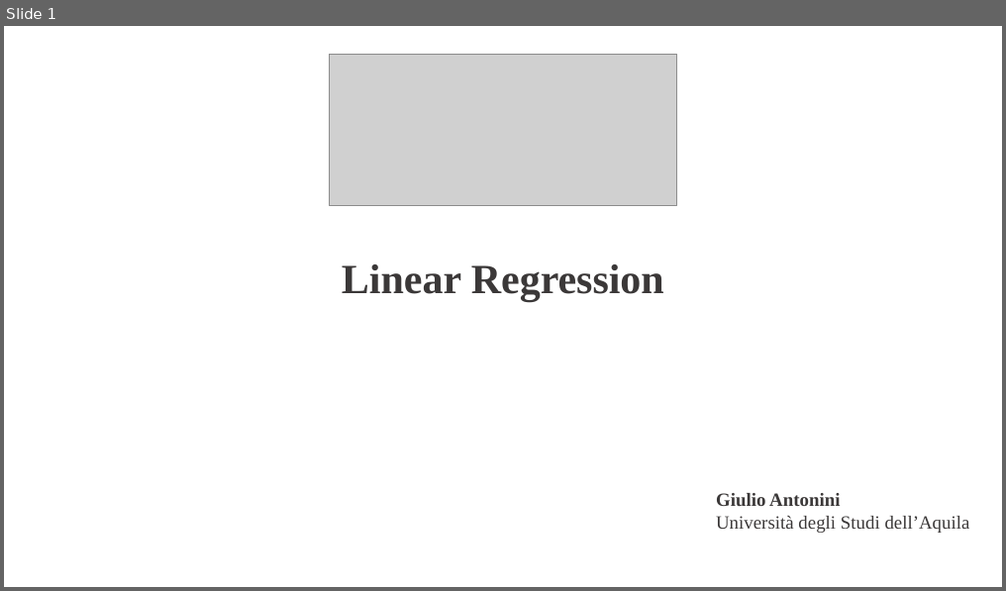
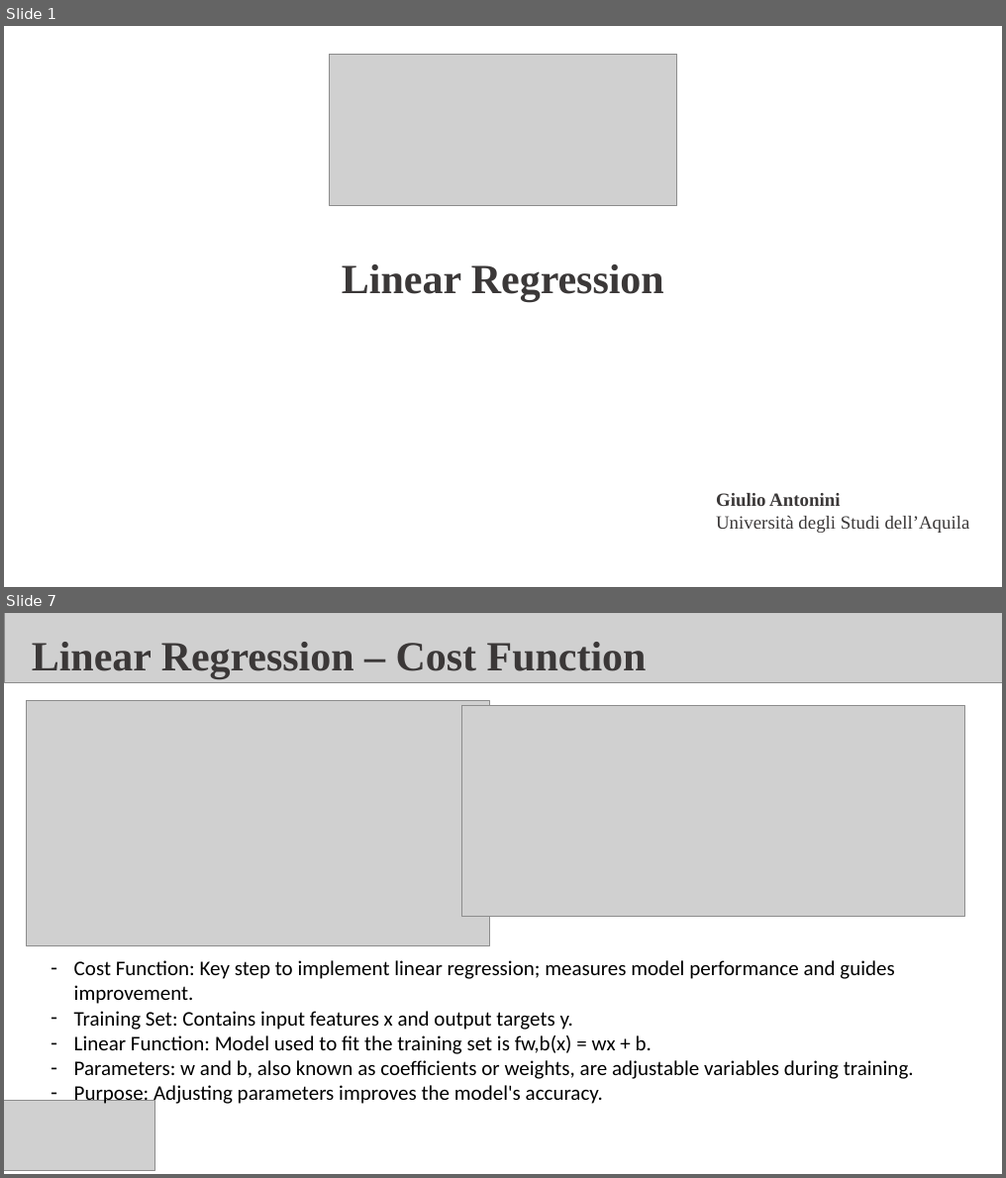
Before and after one commit to fabioantonini/introduction-machine-learning-for-engineers, a slide deck: Lectures/LinearRegression/Slides/LinearRegression.ppt. Shown one above the other, each under a label of ours: slide 1 before the commit, slides 1 and 7 after it; the slides between them are not shown. The pictures are 1006x591 and 1006x1178 pixels, drawn with LibreOffice and Linux fonts; fonts in the diff are those of the drawing; grey boxes stand for pictures; background and template pictures are left out. Boxes give left, top, right and bottom in pixels: in the first picture for what was removed or moved away, otherwise in the second. Text is boxed around its words. In the diff, an @@ line names an element or a change of style, - is before the commit and + after.

```diff
--- a/Lectures/LinearRegression/Slides/LinearRegression.ppt
+++ b/Lectures/LinearRegression/Slides/LinearRegression.ppt
@@ slide 7 added at box(4, 613, 1002, 1174), background #FFFFFF @@
@@ picture added at box(5, 613, 1002, 682) @@
@@ text added at box(32, 642, 647, 678), 40 pt, text #3B3838, bold @@
+Linear Regression – Cost Function
@@ picture added at box(27, 700, 489, 946) @@
@@ picture added at box(461, 705, 964, 916) @@
@@ rectangle added at box(545, 911, 621, 982), fill #FFFFFF, outline #FFFFFF 0.74 pt @@
@@ text added at box(74, 960, 914, 1107), 20 pt, text #000000 @@
+– Cost Function: Key step to implement linear regression; measures model performance and guides improvement.
+– Training Set: Contains input features x and output targets y.
+– Linear Function: Model used to fit the training set is fw,b(x) = wx + b.
+– Parameters: w and b, also known as coefficients or weights, are adjustable variables during training.
+– Purpose: Adjusting parameters improves the model's accuracy.
@@ picture added at box(4, 1100, 154, 1170) @@
```
Also in this commit, not shown: 1 slide changed, 20 other slides added, 1 slide removed, 23 other files.
